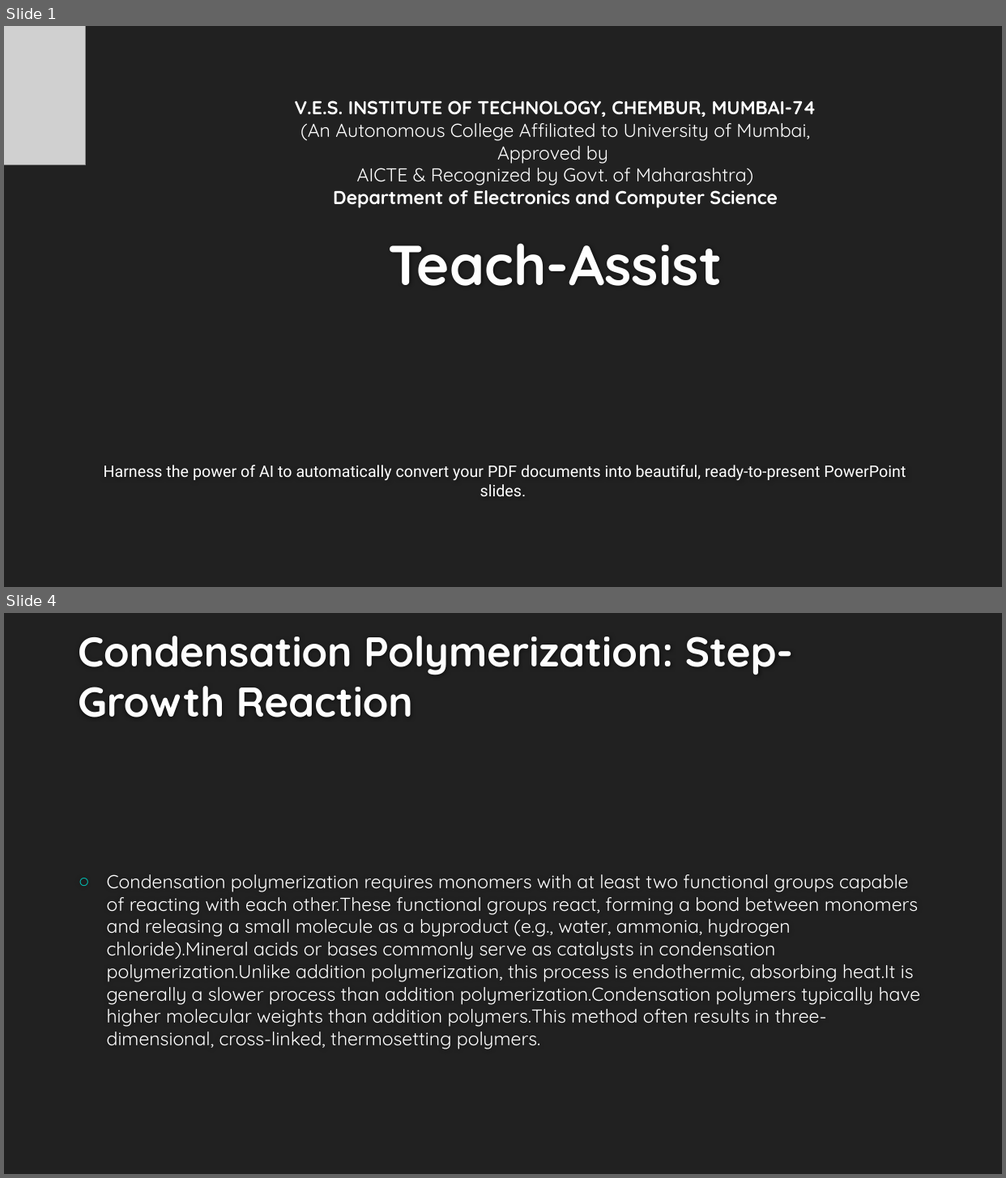
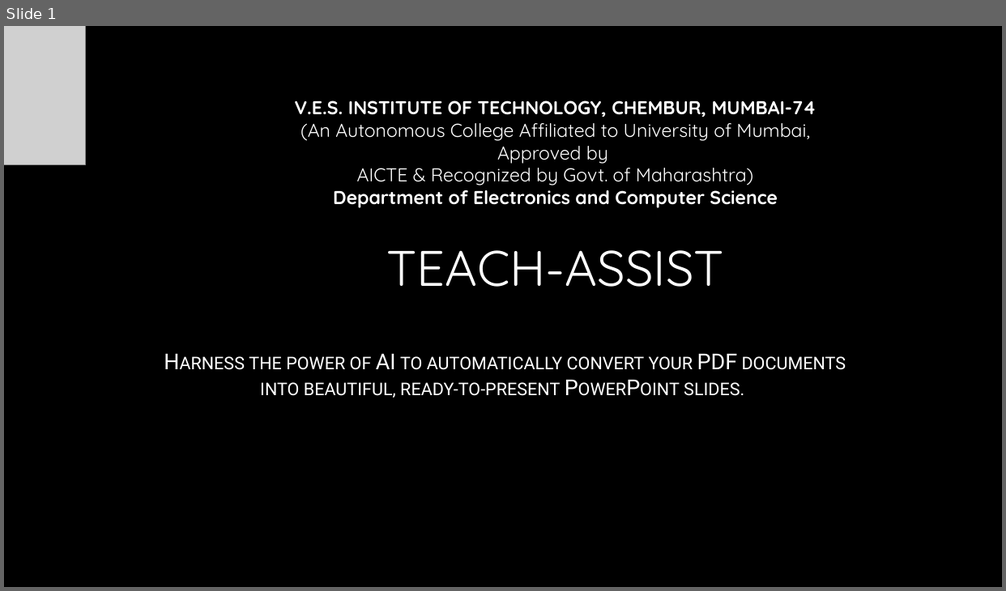
Before and after one commit to AdityaB-11/Pdf_to_presentation_GenAI, a slide deck: output/generated_presentation.pptx. Shown one above the other, each under a label of ours: slides 1 and 4 before the commit, slide 1 after it; the slides between them are not shown. The pictures are 1006x1178 and 1006x591 pixels, drawn with LibreOffice and Linux fonts; fonts in the diff are those of the drawing; grey boxes stand for pictures; background and template pictures are left out. Boxes give left, top, right and bottom in pixels: in the first picture for what was removed or moved away, otherwise in the second. Text is boxed around its words. In the diff, an @@ line names an element or a change of style, - is before the commit and + after.

```diff
--- a/output/generated_presentation.pptx
+++ b/output/generated_presentation.pptx
@@ slide 4 removed at [4,613,1002,1174], background #212121 @@
@@ title removed at [78,636,793,717] @@
-Condensation Polymerization: Step-Growth Reaction
@@ text removed at [107,875,921,1050] @@
-○ Condensation polymerization requires monomers with at least two functional groups capable of reacting with each other.These functional groups react, forming a bond between monomers and releasing a small molecule as a byproduct (e.g., water, ammonia, hydrogen chloride).Mineral acids or bases commonly serve as catalysts in condensation polymerization.Unlike addition polymerization, this process is endothermic, absorbing heat.It is generally a slower process than addition polymerization.Condensation polymers typically have higher molecular weights than addition polymers.This method often results in three-dimensional, cross-linked, thermosetting polymers.
@@ slide 1 changed as well @@
@@ background #212121 to picture (left out) @@
@@ title at [386,250,724,287]: text changed; size 54 to 48 pt; text colour #FEFEFE to gradient #FFFFFF to #A6A6A6; bold off @@
-Teach-Assist
+TEACH-ASSIST
@@ subtitle "Harness the power of AI ...": place and size @@
-subtitle "Harness the power of AI ..." at [104,465,906,497]
+subtitle "Harness the power of AI ..." at [249,353,846,398]
@@ subtitle "Harness the power of AI ..." at [249,353,846,398]: size 15.3 to 21 pt, text colour #FFFFFF to gradient #FFFFFF to #BFBFBF, small capitals on; more space between paragraphs @@
```
Also in this commit, not shown: 14 slides added, 9 other slides removed, 23 other files.
